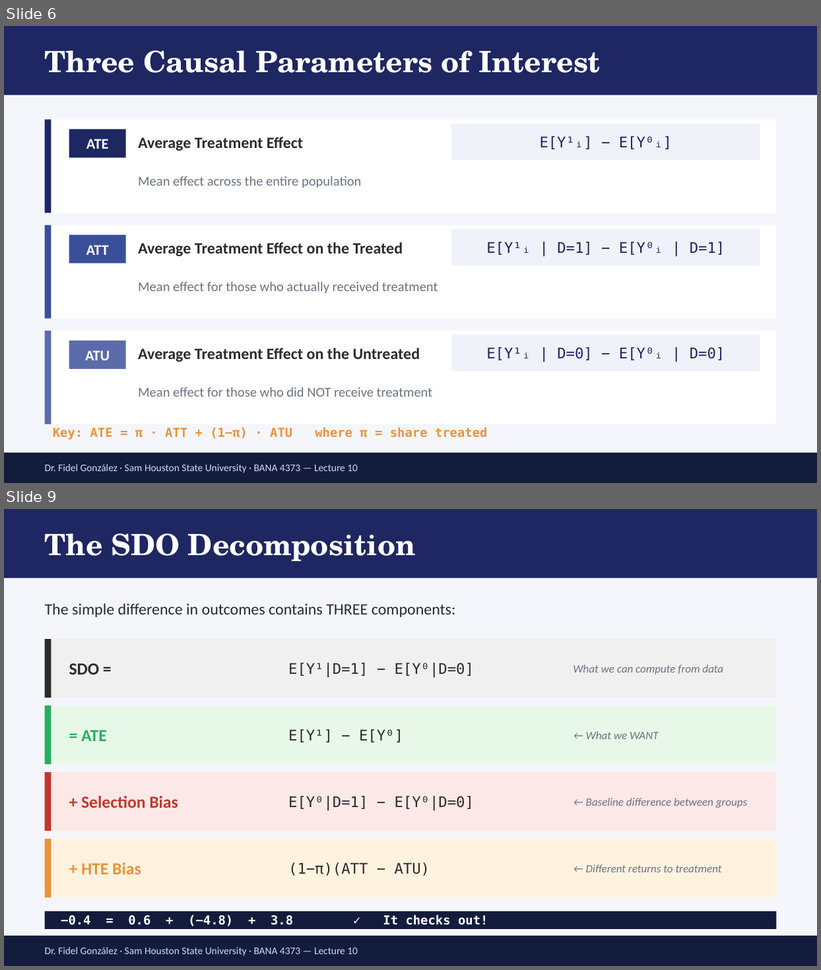
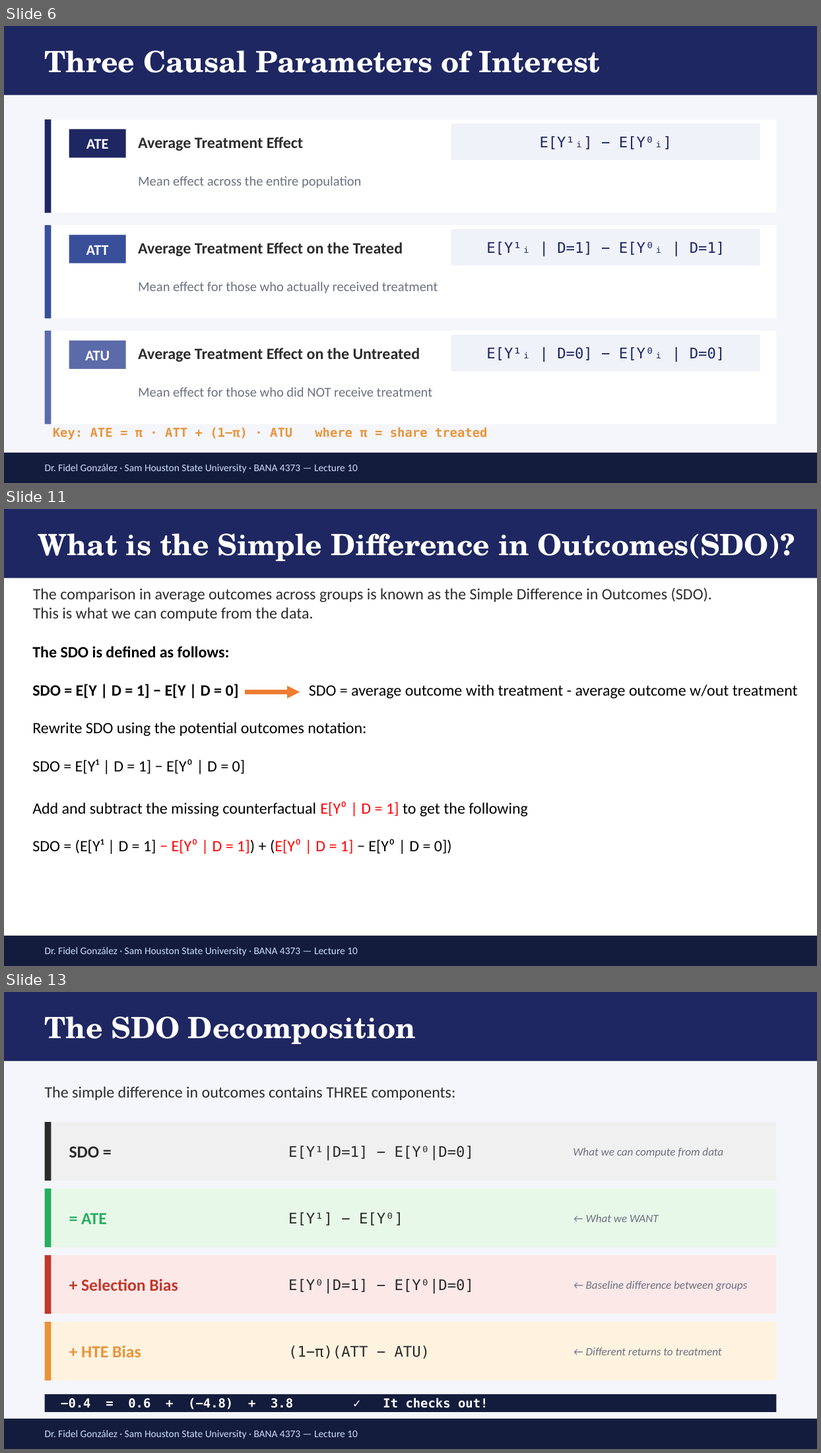
Before and after one commit to FidelGo/BANA4373-sp26, a slide deck: ECON4370 Lecture10 Potential Outcomes.pptx. Shown one above the other, each under a label of ours: slides 6 and 9 before the commit, slides 6, 11 and 13 after it; the slides between them are not shown. The pictures are 821x970 and 821x1453 pixels, drawn with LibreOffice and Linux fonts; fonts in the diff are those of the drawing. Boxes give left, top, right and bottom in pixels: in the first picture for what was removed or moved away, otherwise in the second. Text is boxed around its words. In the diff, an @@ line names an element or a change of style, - is before the commit and + after.

```diff
--- a/ECON4370 Lecture10 Potential Outcomes.pptx
+++ b/ECON4370 Lecture10 Potential Outcomes.pptx
@@ slide 11 added at (4, 509, 817, 966), background #FFFFFF @@
@@ rectangle added at (4, 509, 817, 578), fill #1E2761 @@
@@ text added at (38, 533, 795, 561), 26 pt, text #FFFFFF, bold @@
+What is the Simple Difference in Outcomes(SDO)?
@@ text added at (33, 588, 712, 621), 14 pt, text #2B2B2B @@
+The comparison in average outcomes across groups is known as the Simple Difference in Outcomes (SDO).
+This is what we can compute from the data.
@@ text added at (32, 646, 798, 774), 14 pt, text #000000 @@
+The SDO is defined as follows:
+SDO = E[Y | D = 1] − E[Y | D = 0] SDO = average outcome with treatment - average outcome w/out treatment
+Rewrite SDO using the potential outcomes notation:
+SDO = E[Y¹ | D = 1] − E[Y⁰ | D = 0]
@@ arrow added from (245, 692) to (300, 692), #ED7D31 3.75 pt @@
@@ text added at (32, 801, 528, 854), 14 pt, text #000000 @@
+Add and subtract the missing counterfactual E[Y⁰ | D = 1] to get the following
+SDO = (E[Y¹ | D = 1] − E[Y⁰ | D = 1]) + (E[Y⁰ | D = 1] − E[Y⁰ | D = 0])
@@ rectangle added at (4, 936, 817, 966), fill #141C3D @@
@@ text added at (45, 947, 358, 956), 9 pt, text #CADCFC @@
+Dr. Fidel González · Sam Houston State University · BANA 4373 — Lecture 10
@@ what was slide 9 is now slide 13 @@
```
Also in this commit, not shown: 3 slides changed, 3 other slides added, 17 other files.
